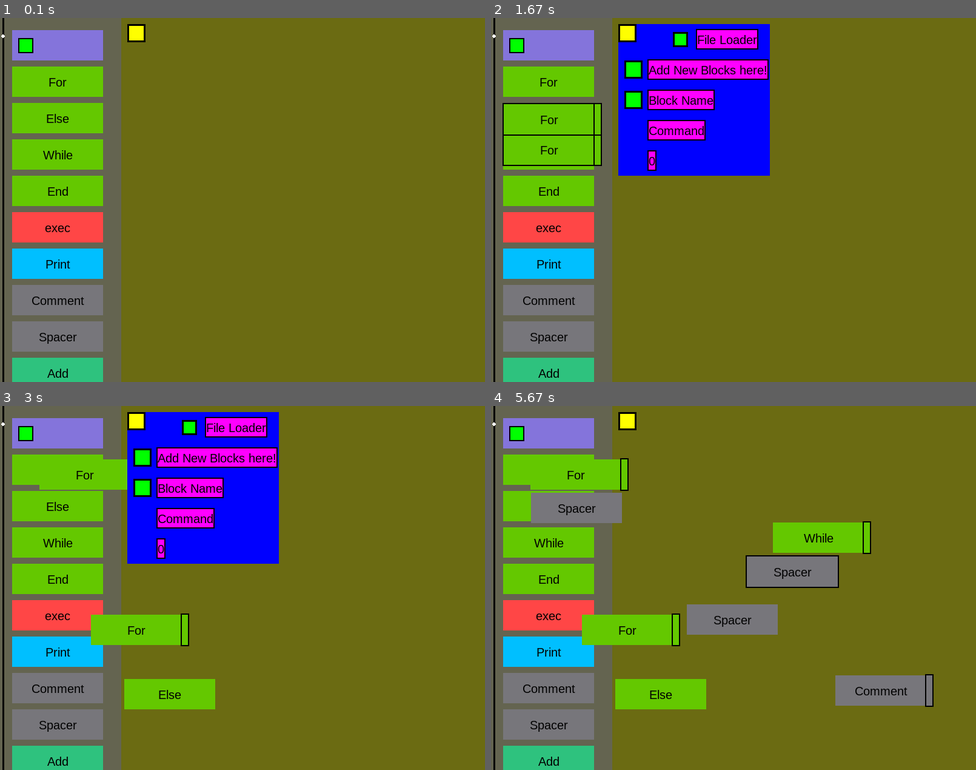
Above: before the commit, frames 1-4 (two rows, left to right).
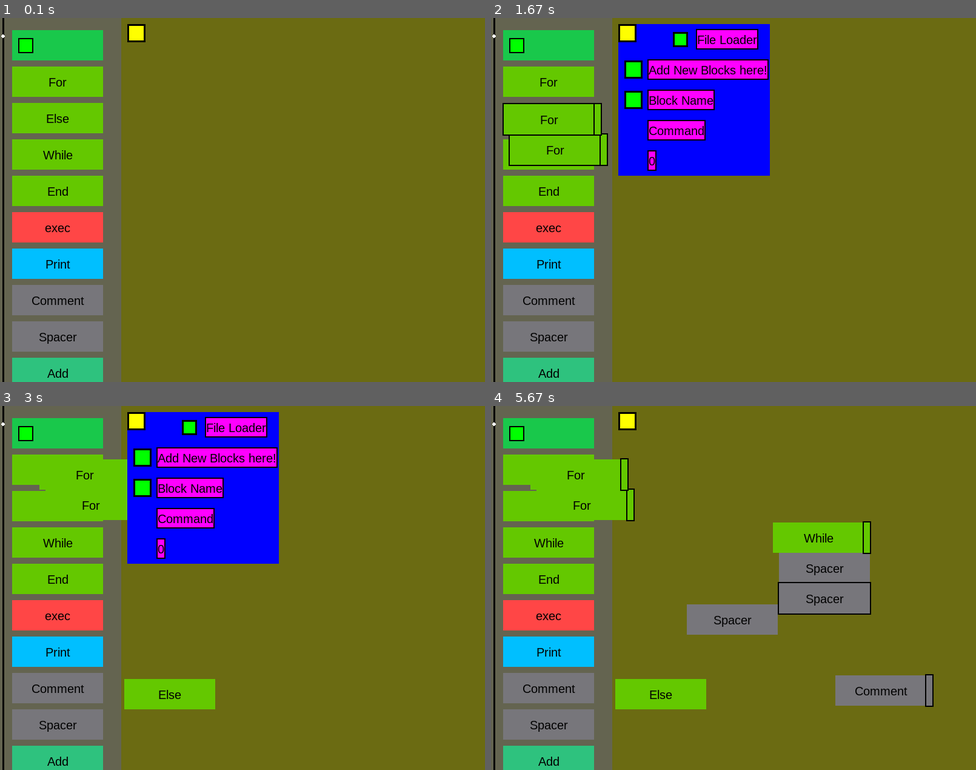
Above: after the commit, the same moments.

Repository: wsadzanie2/PyBlockCode
Game: pygame game, started from main.py
Two runs of this game, one before a commit and one after it. Both use one fixed random seed, a clock stepped at 60 frames per second and the inputs below.
Inputs (mouse positions are in pixels of both pictures, inside the frame that each line leads up to):
- Up to frame 1 (0.1 s): no input
- Up to frame 2 (1.67 s): click (626, 32) at 0.38 s; press the mouse at (714, 39) at 0.7 s; move the mouse to (772, 94) at 0.8 s; release the mouse at (835, 152) at 0.93 s; click (549, 83) at 1.05 s; press the mouse at (549, 83) at 1.37 s; move the mouse to (549, 101) at 1.47 s; release the mouse at (549, 119) at 1.6 s
- Up to frame 3 (3 s): press the mouse at (140, 486) at 1.7 s; move the mouse to (130, 544) at 1.8 s; release the mouse at (126, 602) at 1.93 s; press the mouse at (58, 507) at 2.03 s; move the mouse to (116, 602) at 2.13 s; release the mouse at (169, 693) at 2.27 s; press the mouse at (174, 726) at 2.37 s; move the mouse to (130, 598) at 2.47 s; release the mouse at (87, 475) at 2.6 s; press the mouse at (160, 547) at 2.7 s; move the mouse to (276, 609) at 2.8 s; release the mouse at (392, 675) at 2.93 s
- Up to frame 4 (5.67 s): press the mouse at (626, 420) at 3.03 s; move the mouse to (767, 467) at 3.13 s; release the mouse at (903, 515) at 3.27 s; press the mouse at (549, 726) at 3.37 s; move the mouse to (563, 617) at 3.47 s; release the mouse at (578, 507) at 3.6 s; click (641, 464) at 3.72 s; press the mouse at (549, 544) at 4.03 s; move the mouse to (685, 540) at 4.13 s; release the mouse at (820, 537) at 4.27 s; press the mouse at (549, 689) at 4.37 s; move the mouse to (714, 689) at 4.47 s; release the mouse at (879, 689) at 4.6 s; press the mouse at (927, 689) at 4.7 s; move the mouse to (874, 624) at 4.8 s; release the mouse at (815, 558) at 4.93 s; press the mouse at (549, 726) at 5.03 s; move the mouse to (641, 671) at 5.13 s; release the mouse at (733, 620) at 5.27 s; press the mouse at (549, 726) at 5.37 s; move the mouse to (670, 646) at 5.47 s; release the mouse at (791, 573) at 5.6 s

The runs differ from the first frame. In frame 1, 1.4% of the frame differs, in the area x 2-22%, y 3-12%; in frame 2, 1.7%; in frame 3, 3.7%; in frame 4, 8.0%, in the area x 2-79%, y 3-66%.

Commit message:
Added check_indent function.

Diff:
--- a/main.py
+++ b/main.py
@@ -134,7 +134,7 @@
     def if_parent_selected():
         return False
     def draw(self):
-        pygame.draw.rect(screen, self.color, self.rect)
+        pygame.draw.rect(screen, (25, 200, 75), self.rect)
         pygame.draw.rect(screen, (0, 0, 0), self.button_rect)
         pygame.draw.rect(screen, (0, 255, 0), rect_border(self.button_rect, -2))
     def update(self, event):
@@ -595,19 +595,25 @@
                 selected = None
         elif event.type == MOUSEBUTTONUP:
             self.dragging = False
+            self.check_indent()
         if self.dragging:
             if self.child is not None:
                 self.move_childs(self.child)
             self.rect.center = pygame.mouse.get_pos()
             self.snap()
-
-    def move_childs(self, child):
+    def check_indent(self, child=None):
+        if child is None:
+            child = self.child
+        if child is None:
+            return
         child.rect.midtop = self.rect.midbottom
         if self.tabs_increase > 0:
-            child.rect.x += 10
+            child.rect.x = self.rect.x + 10
         elif self.tabs_increase < 0:
-            self.rect.x -= 10
-            child.rect.x -= 10
+            child.rect.x = self.rect.x - 10
+
+    def move_childs(self, child):
+        self.check_indent(child)
         if child.child is not None:
             child.move_childs(child.child)
     def update(self, event):
